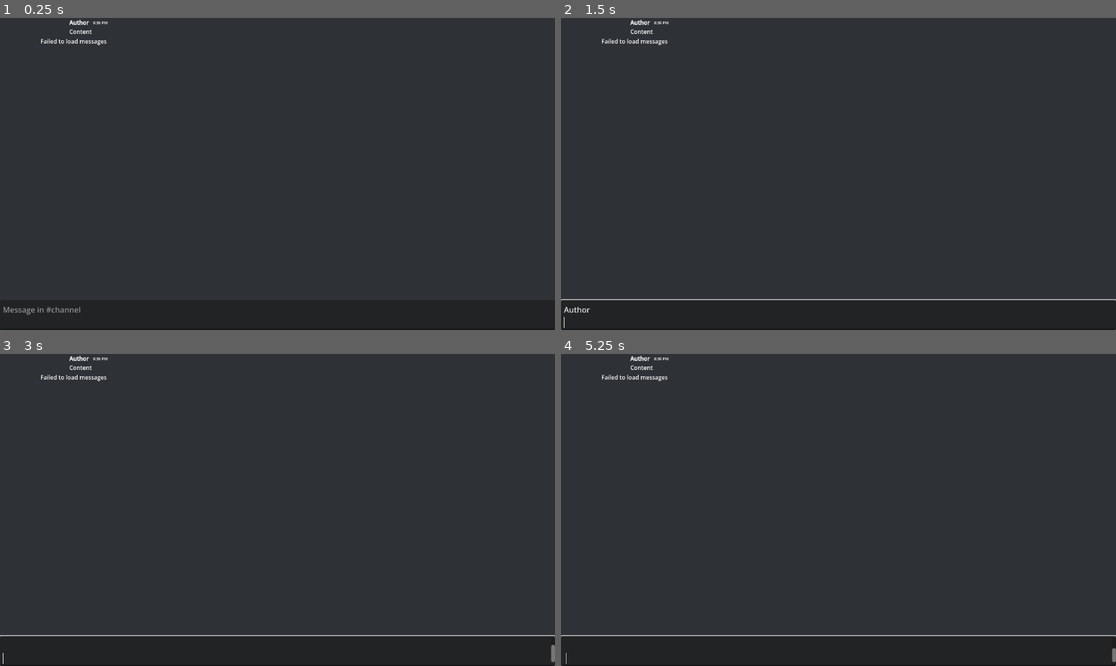
Above: before the commit, frames 1-4 (two rows, left to right).
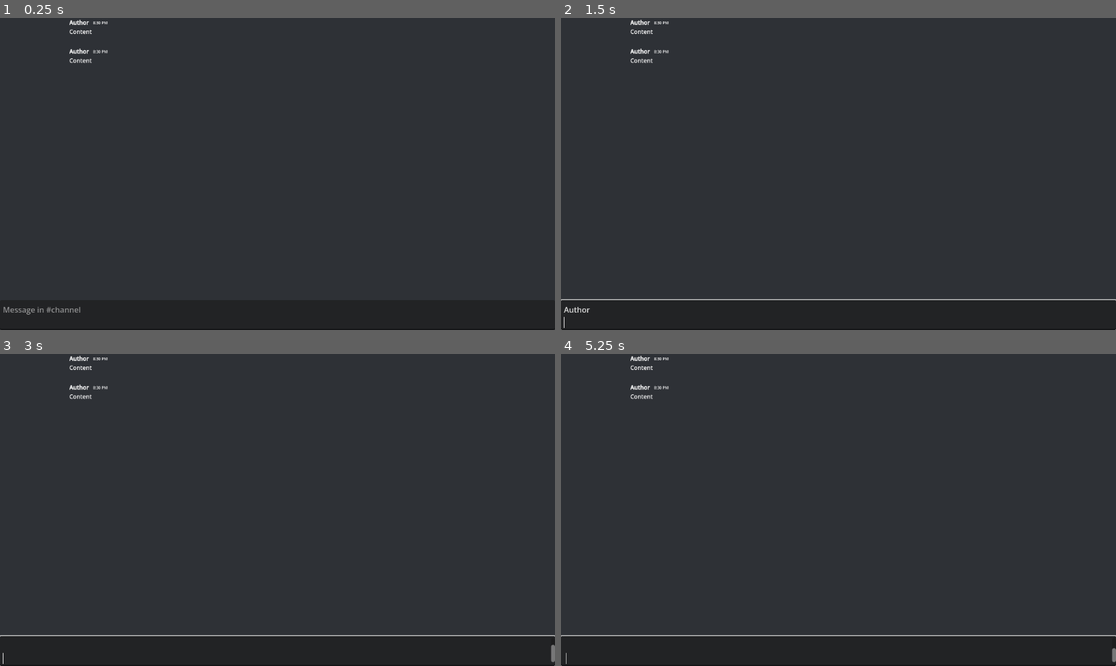
Above: after the commit, the same moments.

Repository: drtheodor/lothoclient
Game: Godot game, scene res://channel.tscn
The game is run twice, just before and just after one commit, with the same random seed, the same clock (stepped at 60 frames per second) and the same inputs.
Inputs (mouse positions are in pixels of both pictures, inside the frame that each line leads up to):
- Up to frame 1 (0.25 s): no input
- Up to frame 2 (1.5 s): click (838, 314) at 0.52 s; type "Author" at 0.6 s; tap Enter at 1.25 s
- Up to frame 3 (3 s): tap Space at 2 s; tap Enter at 2.75 s
- Up to frame 4 (5.25 s): tap Space at 3.5, 5 s; tap Enter at 4.25 s

The runs differ from the first frame. In frame 1, 0.2% of the frame differs, in the area x 7-20%, y 6-15%; in frame 2, 0.2%; in frame 3, 0.2%; in frame 4, 0.2%.
Error after the commit: Parse Error: Identifier "CacheManager" not declared in the current scope. (res://message.gd:20)

Commit message:
feat: force typing in gdscript

Diff:
--- a/project.godot
+++ b/project.godot
@@ -23,8 +23,15 @@
 
 [autoload]
 
-CacheManager="*res://cache.gd"
 Env="*res://dotenv.gd"
+
+[debug]
+
+gdscript/warnings/incompatible_ternary=2
+gdscript/warnings/untyped_declaration=2
+gdscript/warnings/inferred_declaration=1
+gdscript/warnings/unsafe_cast=1
+gdscript/warnings/unsafe_call_argument=1
 
 [physics]
 
